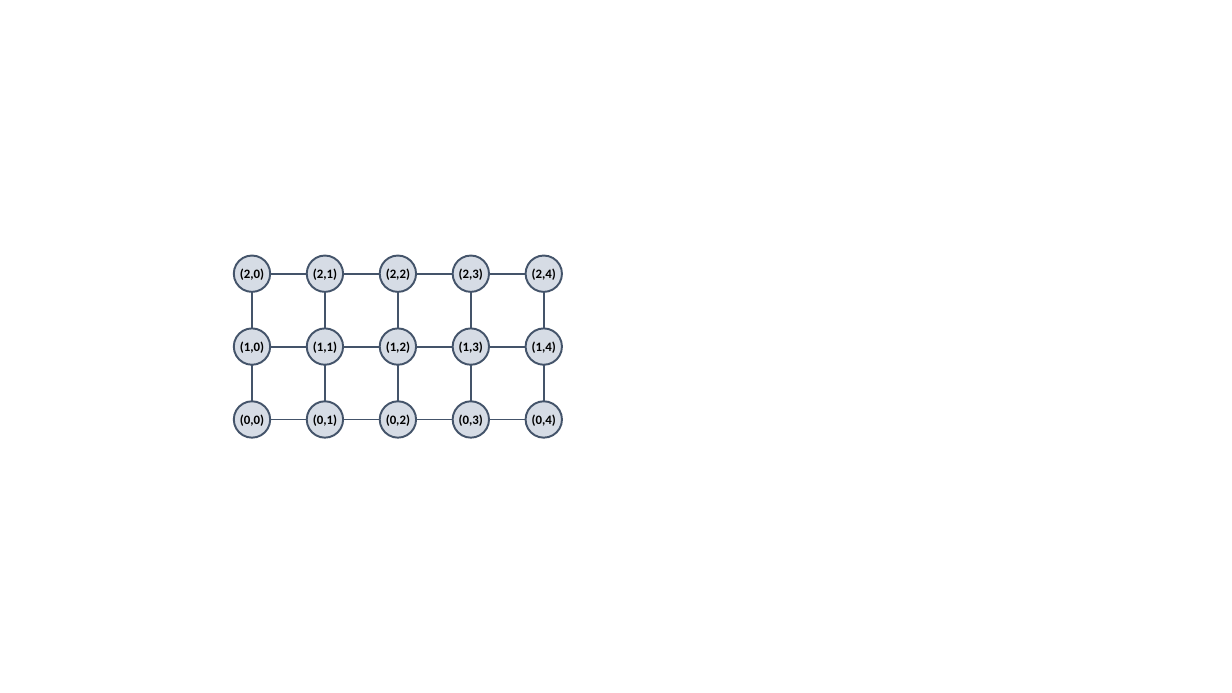
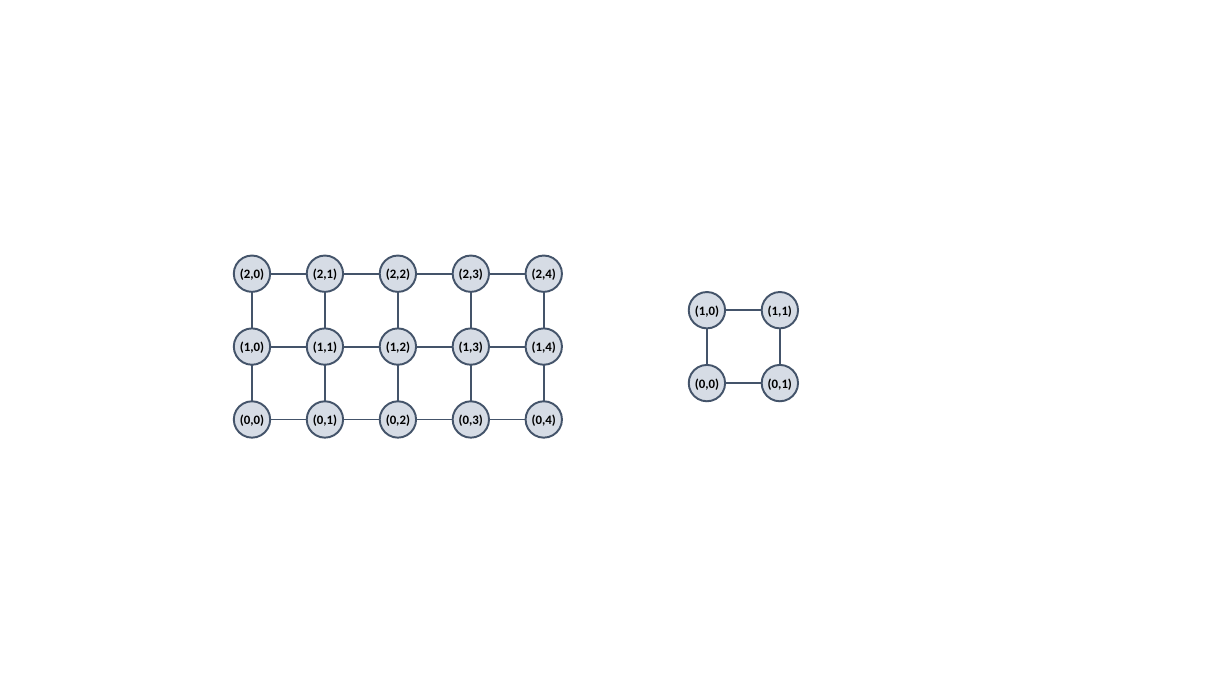
Before and after one commit to xpessoles/Informatique, a slide deck: slide 1 of Exercices/S2_08_ParcoursGraphe/05_Labyrinthe/05_Labyrinthe.pptx. Drawn at 1232x693 pixels with LibreOffice and Linux fonts; fonts in the diff are those of the drawing. Boxes give left, top, right and bottom in pixels: in the first picture for what was removed or moved away, otherwise in the second. Text is boxed around its words. In the diff, an @@ line names an element or a change of style, - is before the commit and + after.

```diff
--- a/Exercices/S2_08_ParcoursGraphe/05_Labyrinthe/05_Labyrinthe.pptx
+++ b/Exercices/S2_08_ParcoursGraphe/05_Labyrinthe/05_Labyrinthe.pptx
@@ group added at box(689, 292, 798, 401): 4 lines, 4 ellipses @@
+(0,0)
+(0,1)
+(1,0)
+(1,1)
```
Also in this commit, not shown: 1 slide added, 8 other files.
